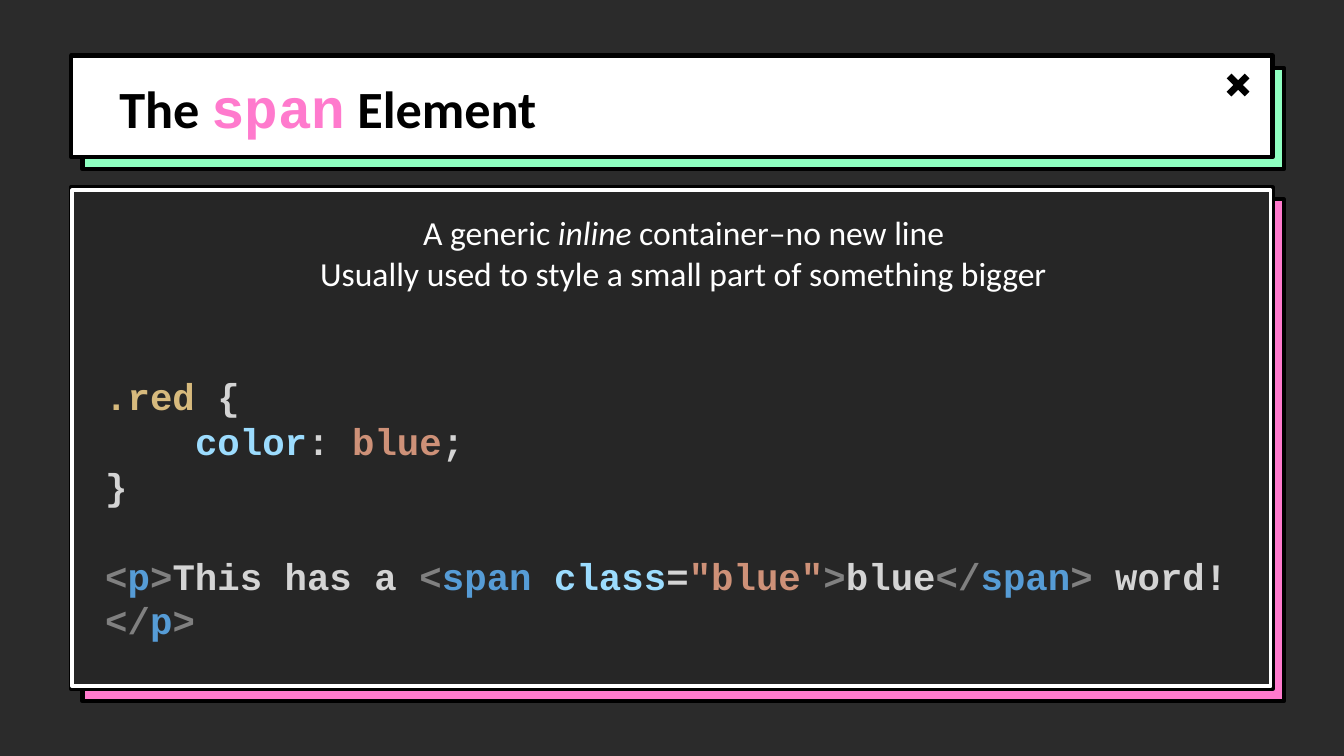
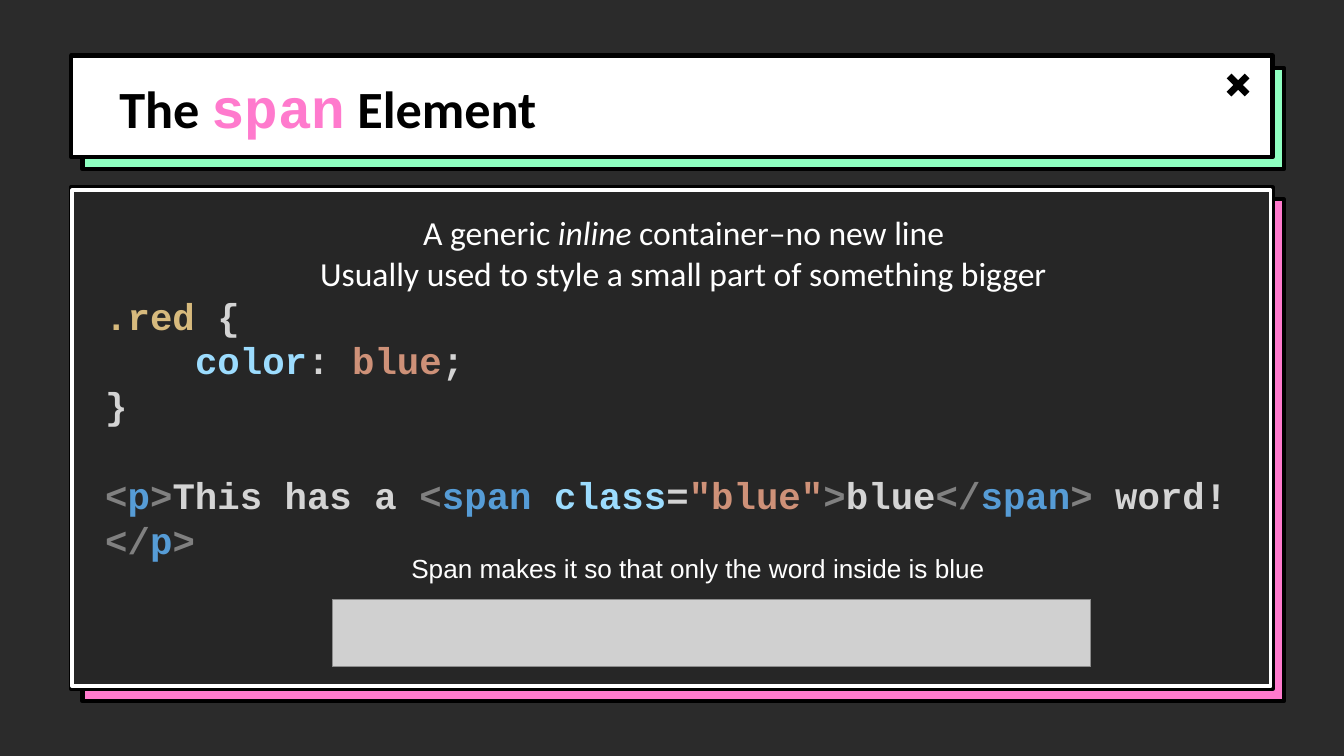
Before and after one commit to hytechclub/web-101, a slide deck: slide 2 of Week07/MoreHtml.pptx. Drawn at 1344x756 pixels with LibreOffice and Linux fonts; fonts in the diff are those of the drawing; grey boxes stand for pictures; background and template pictures are left out; a plain dark background stands for a picture behind light text. Boxes give left, top, right and bottom in pixels: in the first picture for what was removed or moved away, otherwise in the second. Text is boxed around its words. In the diff, an @@ line names an element or a change of style, - is before the commit and + after.

```diff
--- a/Week07/MoreHtml.pptx
+++ b/Week07/MoreHtml.pptx
@@ text "A generic inline container–no new ..." rewrapped from <box>105,221,1227,642</box> to <box>105,221,1227,562</box> @@
@@ text added at <box>411,559,984,584</box>, 14 pt, text #FFFFFF @@
+Span makes it so that only the word inside is blue
@@ picture added at <box>332,599,1090,667</box> @@
```
Also in this commit, not shown: 50 other files.
